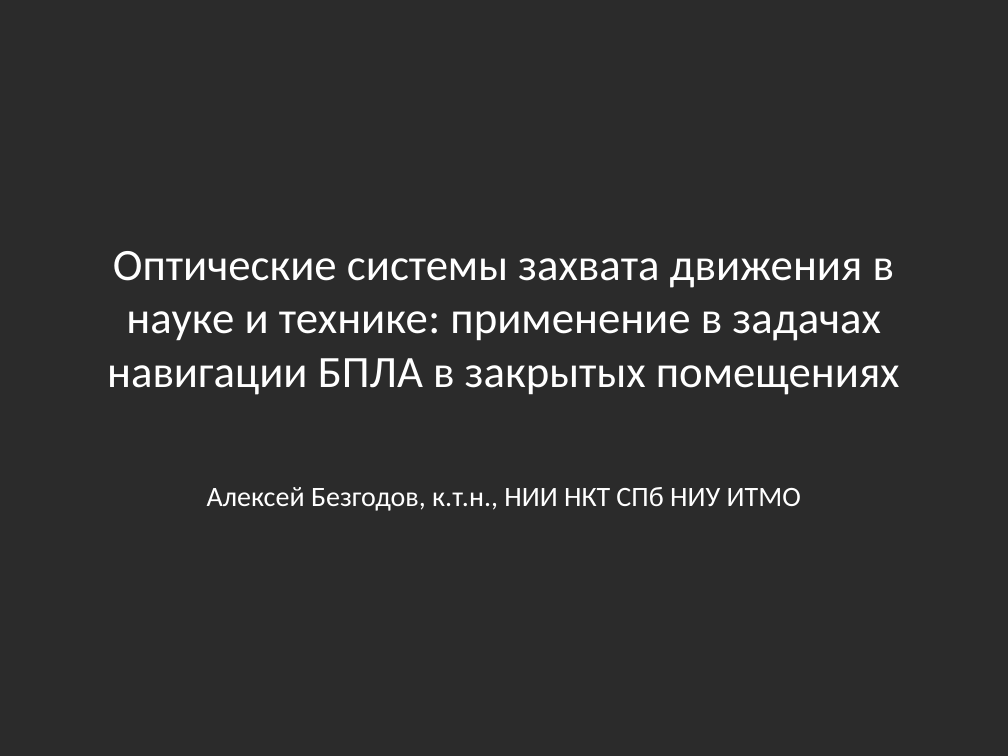
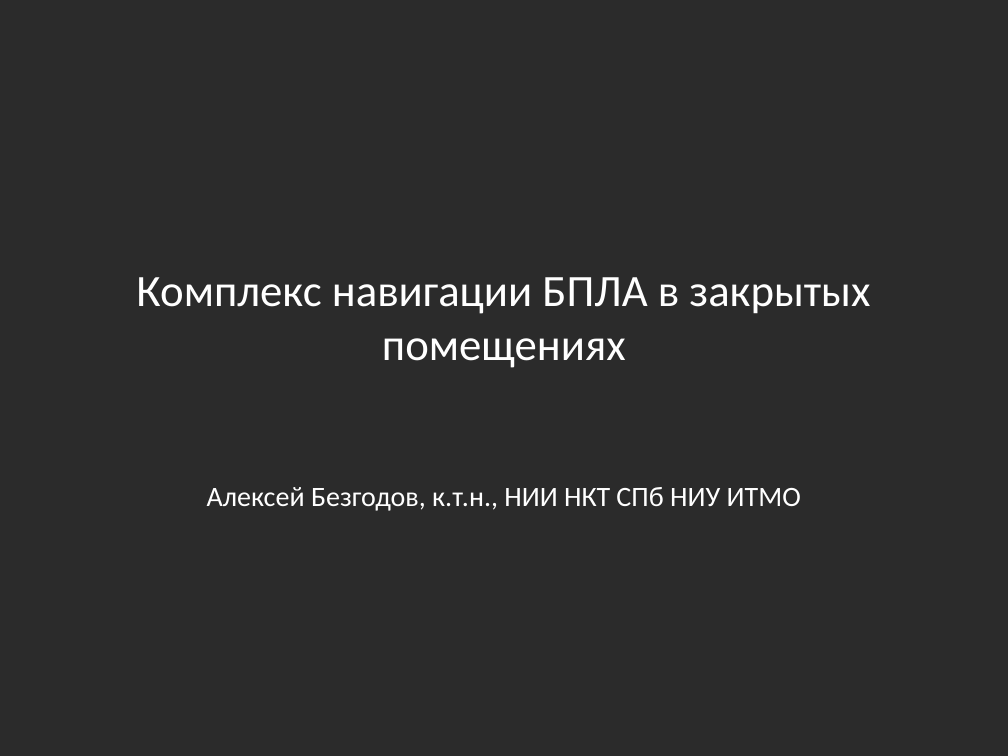
Before and after one commit to yaceq/quadro-xds, a slide deck: slide 1 of Docs/Medias2012_dhg.pptx. Drawn at 1008x756 pixels with LibreOffice and Linux fonts; fonts in the diff are those of the drawing; background and template pictures are left out; a plain dark background stands for a picture behind light text. Boxes give left, top, right and bottom in pixels: in the first picture for what was removed or moved away, otherwise in the second. Text is boxed around its words. In the diff, an @@ line names an element or a change of style, - is before the commit and + after.

```diff
--- a/Docs/Medias2012_dhg.pptx
+++ b/Docs/Medias2012_dhg.pptx
@@ title at [136,277,870,368]: text changed @@
-Оптические системы захвата движения в науке и технике: применение в задачах навигации БПЛА в закрытых помещениях
+Комплекс навигации БПЛА в закрытых помещениях
```
Also in this commit, not shown: 5 other slides changed, 4 slides added.
